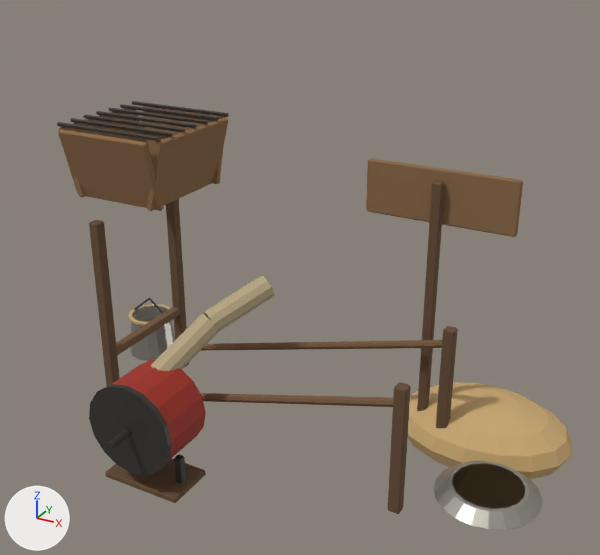
The glTF model art/blender/glb/Sifter.glb, before and after one commit.
Camera for both pictures: a 50 mm camera at (2.27, -3.79, 2.97) aimed at (0.14, 0.08, 1.03). Every picture has the same lights, and +X, +Y and +Z are marked at lower left. The first picture is the older version. Vertices at exactly the same position are counted once.

Objects in the first picture: 'Sifter.001'.
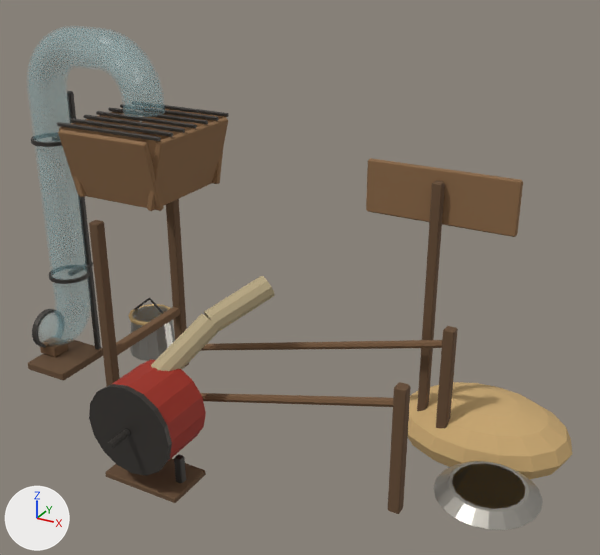
Boxes [x1, y1, x2, y2] around the edits, measured in the pictures (600 x 555 px):
'Sifter.001', reshaped (17% taller)
    before: [57, 101, 572, 530]
    after: [27, 26, 572, 530]
part 1 of me_sifter, added
    after: [28, 340, 103, 381]
part 2 of me_sifter, added
    after: [40, 343, 68, 357]
part 3 of me_sifter, added
    after: [67, 91, 101, 350]
part 4 of me_sifter, added
    after: [27, 26, 165, 346]
part 5 of me_sifter, added
    after: [32, 309, 55, 348]
part 6 of me_sifter, added
    after: [49, 267, 90, 284]
part 7 of me_sifter, added
    after: [31, 137, 62, 147]

Patch to the scene script:
```diff
--- a/art/blender/glb/Sifter.glb.py
+++ b/art/blender/glb/Sifter.glb.py
@@ mat_cgl_pipe_clear @@
+mat_cgl_pipe_clear = principled_material('cgl_pipe_clear')
+mat_cgl_pipe_clear.base_color = (0.413, 0.651, 0.687)  # cyan #acd3d8
+mat_cgl_pipe_clear.roughness = 0.22
+mat_cgl_pipe_clear.alpha = 0.16
@@ me_sifter @@
 # used by ob_sifter_001; location = (0.0, 0.0, 0.0)
-me_sifter.from_pydata(...)  # 1744 vertices, 3292 faces; spans x -1.48..1.7, y -1.09..1.02, z -0.22..1.87
+me_sifter.from_pydata(...)  # 3264 vertices, 6312 faces; spans x -1.92..1.7, y -1.09..1.02, z -0.22..2.36
+# me_sifter part 1: the loose piece of 24 vertices spanning x -0.6..-0.1, y -0.9..-0.6, z 0.0..0.04 is copied, and the copy is scaled about its middle by (0.671, 1.45, 1.67), then moved by (-1.38, 0.75, 0.01); it spans x -1.9..-1.56, y -0.22..0.22, z 0.0..0.06
+# me_sifter part 2: the loose piece of 24 vertices spanning x -1.0..-0.94, y -0.39..0.39, z 0.42..0.48 is copied, and the copy is scaled about its middle by (2.85, 0.165, 1.41), then moved by (-0.87, 0.0, -0.35); it spans x -1.92..-1.76, y -0.07..0.07, z 0.06..0.14
+# me_sifter part 3: the loose piece of 24 vertices spanning x -1.0..-0.94, y 0.33..0.4, z 0.0..1.32 is copied, and the copy is scaled about its middle by (0.485, 0.485, 1.46), then moved by (-0.63, -0.17, 0.3), in mat_cgl_s_iron (dark grey #4a4642); it spans x -1.62..-1.58, y 0.17..0.21, z 0.0..1.92
+# me_sifter part 4: a new loose piece of 1160 vertices spanning x -1.9..-0.73, y -0.12..0.12, z 0.12..2.36, in mat_cgl_pipe_clear (cyan #acd3d8)
+# me_sifter part 5: a new loose piece of 80 vertices spanning x -1.89..-1.85, y -0.14..0.14, z 0.1..0.38, in mat_cgl_s_iron (dark grey #4a4642)
+# me_sifter part 6: a new loose piece of 80 vertices spanning x -1.74..-1.46, y -0.14..0.14, z 0.71..0.73, in mat_cgl_s_iron (dark grey #4a4642)
+# me_sifter part 7: a new loose piece of 80 vertices spanning x -1.74..-1.46, y -0.14..0.14, z 1.64..1.66, in mat_cgl_s_iron (dark grey #4a4642)
+# other edits to the shape of me_sifter do not show in these pictures
 me_sifter.materials.append(mat_cgl_s_wood3)
@@ me_sifter @@
 me_sifter.materials.append(mat_cgl_ink)
+me_sifter.materials.append(mat_cgl_pipe_clear)  # cyan #acd3d8
```
